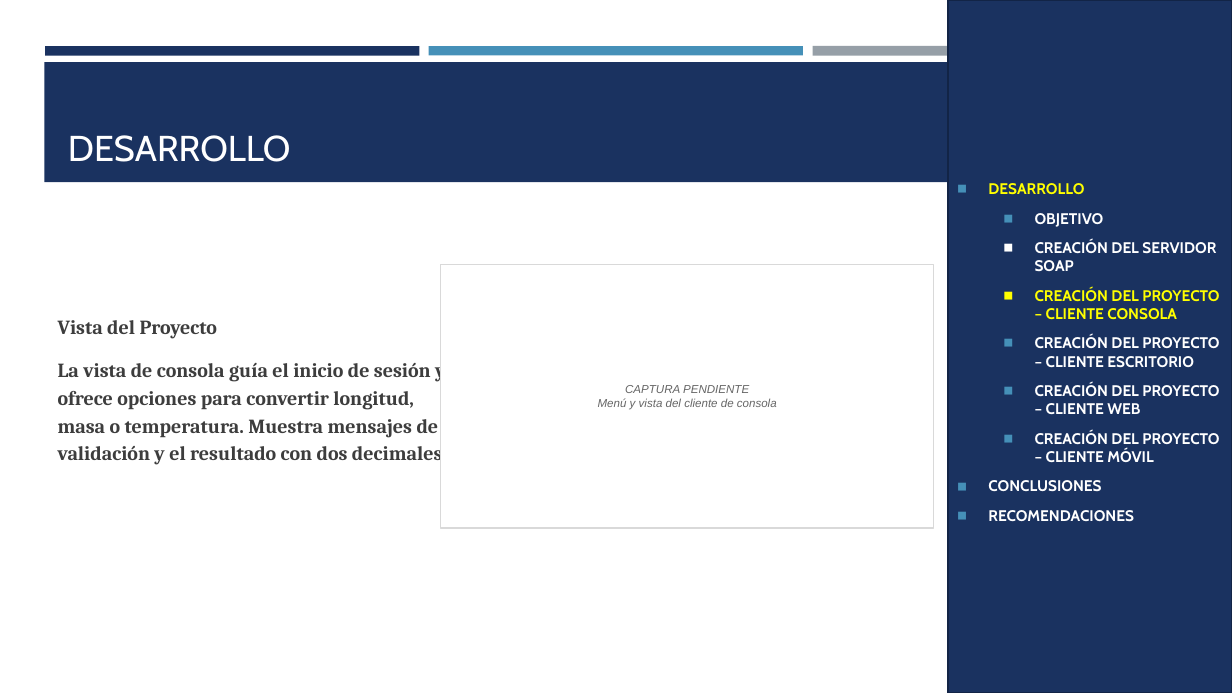
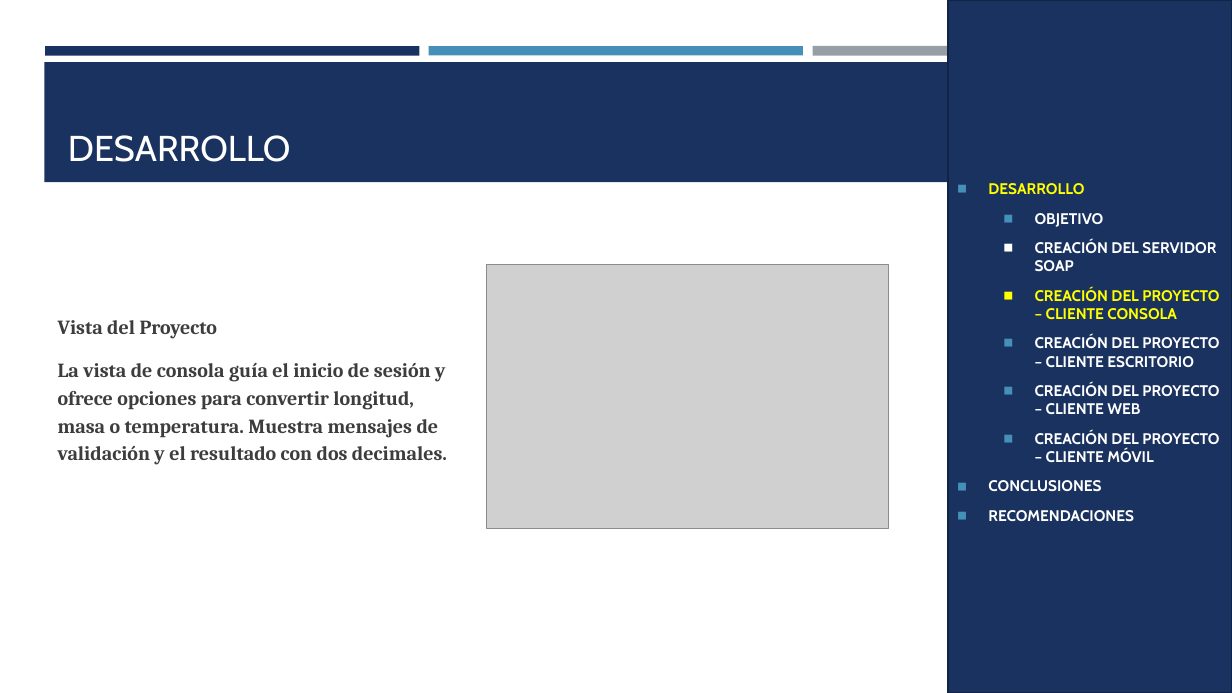
Before and after one commit to JulioViche/u1-sw-arch, a slide deck: slide 11 of TI.1.1. PAO202651_SOAP_JAVA_SINBDD_NRC36884_GR09/05. DOCUMENTACION/CONVUNI_SOAP_JAVA_GR09.pptx. Drawn at 1232x693 pixels with LibreOffice and Linux fonts; fonts in the diff are those of the drawing; grey boxes stand for pictures. Boxes give left, top, right and bottom in pixels: in the first picture for what was removed or moved away, otherwise in the second. Text is boxed around its words. In the diff, an @@ line names an element or a change of style, - is before the commit and + after.

Commit message:
docs(soap-java): completar manual y capturas de clientes
Actualiza el manual técnico y la presentación con capturas de los clientes de consola, escritorio, web y móvil, además de la evidencia del servidor y WSDL.

Conserva a Murillo Medina, Gabriel Omar y Viche Castillo, Julio Enrique en orden alfabético. Corrige las figuras del proyecto móvil y presenta LoginController y ConversionController como texto editable con sus rótulos y líneas legibles.

Incluye las capturas y la versión Markdown del manual. El DOCX se abrió en Word y se revisaron páginas renderizadas; la presentación se renderizó y no contiene marcadores de captura pendiente.

```diff
--- a/TI.1.1. PAO202651_SOAP_JAVA_SINBDD_NRC36884_GR09/05. DOCUMENTACION/CONVUNI_SOAP_JAVA_GR09.pptx
+++ b/TI.1.1. PAO202651_SOAP_JAVA_SINBDD_NRC36884_GR09/05. DOCUMENTACION/CONVUNI_SOAP_JAVA_GR09.pptx
@@ rectangle removed at [441,264,934,528] @@
-CAPTURA PENDIENTE
-Menú y vista del cliente de consola
@@ picture added at [486,264,888,528] @@
```
Also in this commit, not shown: 15 other slides changed, 18 other files.
